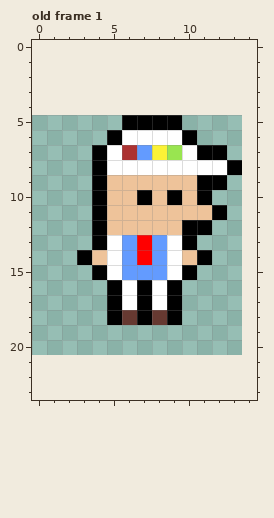
Two states of a pixel-art file, assets/characters/player/inspector_Spectrum.ase. The picture above was drawn from the file before the commit.
16x16 pixels, 1 frame. Colours within 5 levels of each other are drawn and written as one. Shown: old frame 1. The old version is drawn lined up with the new one, on the new canvas. The commit also changed other frames, which this record leaves out.
Now the later version:
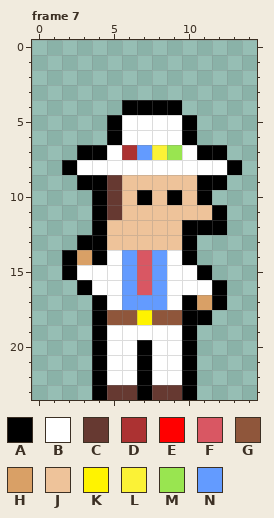
Palette (. is transparent): A #000000  B #ffffff  C #663931  D #ac3232  E #ff0000  F #d95763  G #8f563b  H #d9a066  J #eec39a  K #fff300  L #fbf236  M #99e550  N #639bff
A new or re-ordered frame is compared with the old frame closest to it.
Diff:
canvas 16x16 -> 15x24, the old top-left corner now at -2,5 (the part of the old canvas that was cut away was empty and is not shown)
frames 1 -> 11
Frame 7 is new; against old frame 1:
The edit adds colour A in row 4 at x 6 to 9; in row 5 at x 5 and 10; in row 7 at x 3; in row 8 at x 2; in row 9 at x 3; in row 12 at x 12.
The edit adds colour A in row 13 at x 3; in row 14 at x 2; in row 15 at x 2 and 11; in row 16 at x 3 and 12; in row 17 at x 4, 10 and 12; in row 18 at x 4 and 10 to 11.
The edit adds colour A in row 19 at x 4 and 10; in rows 20 to 23 at x 4, 7 and 10.
Colour J gives way to colour A in row 14 at x 4 and 10.
The edit adds colour B in row 8 at x 3; in row 15 at x 3; in row 16 at x 4 and 10 to 11; in row 19 at x 5 to 9; in rows 20 to 22 at x 5 to 6 and 8 to 9.
Colour A gives way to colour B in row 5 at x 6 to 9; in row 8 at x 4; in row 15 at x 4 and 10; in rows 16 to 17 at x 5 and 9.
The edit adds colour C in row 23 at x 5 to 6 and 8 to 9.
Colour J gives way to colour C in rows 9 to 11 at x 5.
Colour A gives way to colour F in row 16 at x 7.
Colour E gives way to colour F in row 14 at x 7.
Colour N gives way to colour F in row 15 at x 7.
Colour A gives way to colour G in row 18 at x 5 and 9.
Colour C gives way to colour G in row 18 at x 6 and 8.
The edit adds colour H in row 17 at x 11.
Colour A gives way to colour H in row 14 at x 3.
Colour B gives way to colour J in row 13 at x 5 and 9.
Colour E gives way to colour J in row 13 at x 7.
Colour N gives way to colour J in row 13 at x 6 and 8.
Colour A gives way to colour K in row 18 at x 7.
Colour A gives way to colour N in row 17 at x 7.
Colour B gives way to colour N in rows 16 to 17 at x 6 and 8.
Colour A is gone in row 14 at x 11.
Pixel boxes of the changes (left, top, right, bottom) in both pictures:
changed: (62, 100, 227, 400)
